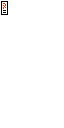
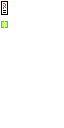
Layers edited between the first and the second 64×128 image:
painted on "Layer" over (1, 21, 8, 28)
